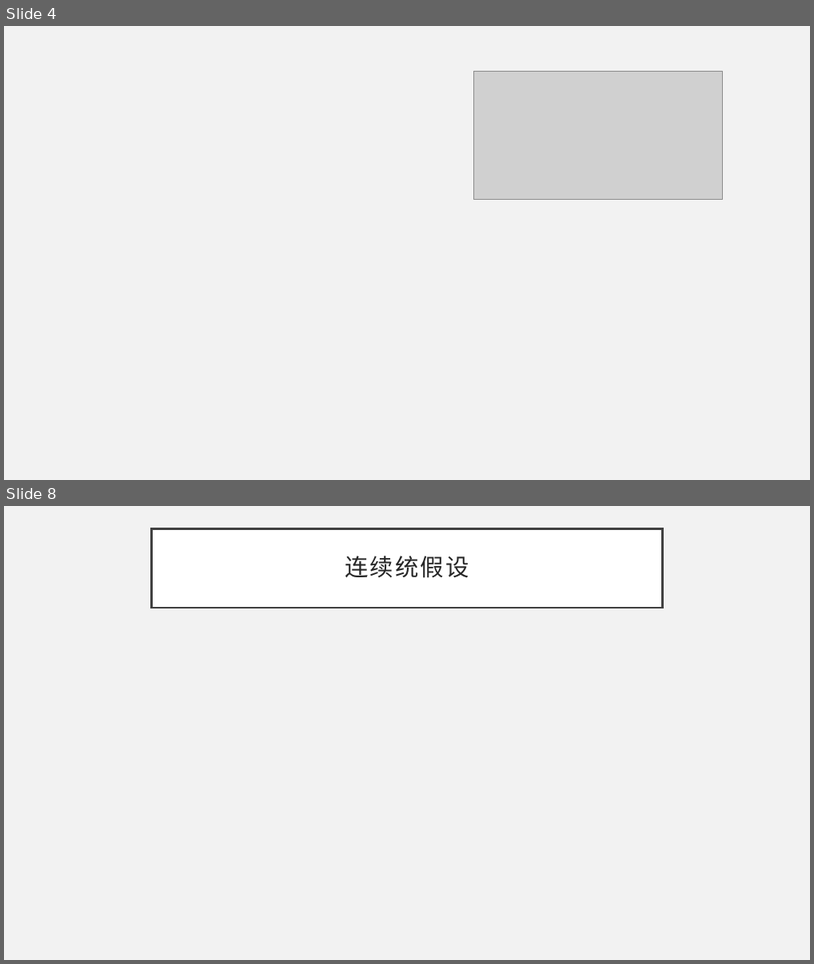
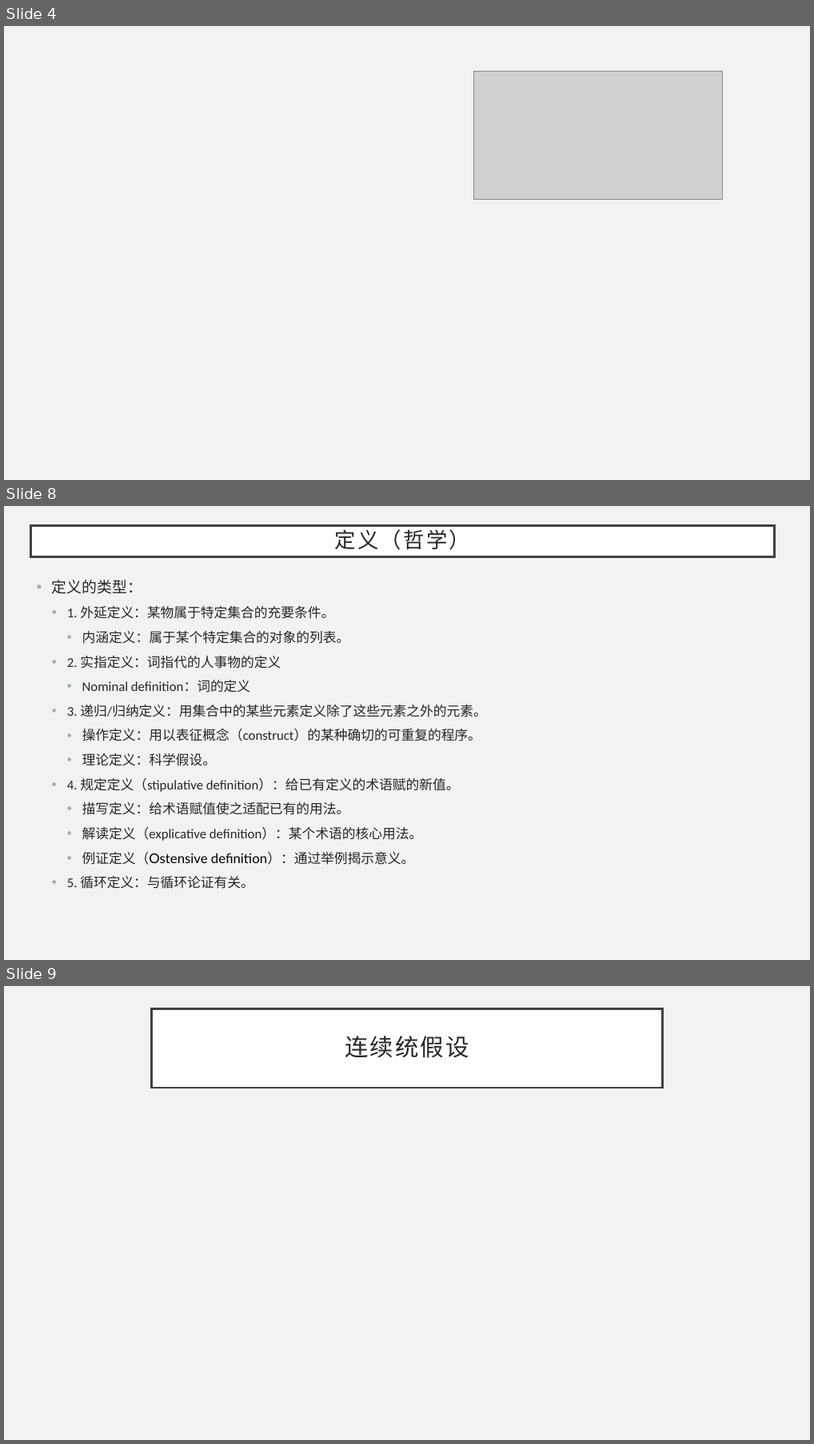
Before and after one commit to HGMT96/my-materials, a slide deck: 语音处理/TTS入门2.pptx. Shown one above the other, each under a label of ours: slides 4 and 8 before the commit, slides 4, 8 and 9 after it; the slides between them are not shown. The pictures are 814x964 and 814x1444 pixels, drawn with LibreOffice and Linux fonts; fonts in the diff are those of the drawing; grey boxes stand for pictures; background and template pictures are left out. Boxes give left, top, right and bottom in pixels: in the first picture for what was removed or moved away, otherwise in the second. Text is boxed around its words. In the diff, an @@ line names an element or a change of style, - is before the commit and + after.

```diff
--- a/语音处理/TTS入门2.pptx
+++ b/语音处理/TTS入门2.pptx
@@ slide 8 added at [4, 506, 810, 960], background #F2F2F2 @@
@@ title added at [30, 525, 775, 557], fill #FFFFFF, outline #404040 2.5 pt, 25.2 pt, text #262626 @@
+定义（哲学）
@@ text added at [52, 580, 487, 888], 16 pt, text #262626 @@
+• 定义的类型：
+  • 1. 外延定义：某物属于特定集合的充要条件。
+    • 内涵定义：属于某个特定集合的对象的列表。
+  • 2. 实指定义：词指代的人事物的定义
+    • Nominal definition：词的定义
+  • 3. 递归/归纳定义：用集合中的某些元素定义除了这些元素之外的元素。
+    • 操作定义：用以表征概念（construct）的某种确切的可重复的程序。
+    • 理论定义：科学假设。
+  • 4. 规定定义（stipulative definition）：给已有定义的术语赋的新值。
+    • 描写定义：给术语赋值使之适配已有的用法。
+    • 解读定义（explicative definition）：某个术语的核心用法。
+    • 例证定义（Ostensive definition）：通过举例揭示意义。
+  • 5. 循环定义：与循环论证有关。
@@ what was slide 8 is now slide 9 @@
```
Also in this commit, not shown: 1 slide changed, 2 other slides added, 2 slides removed.
